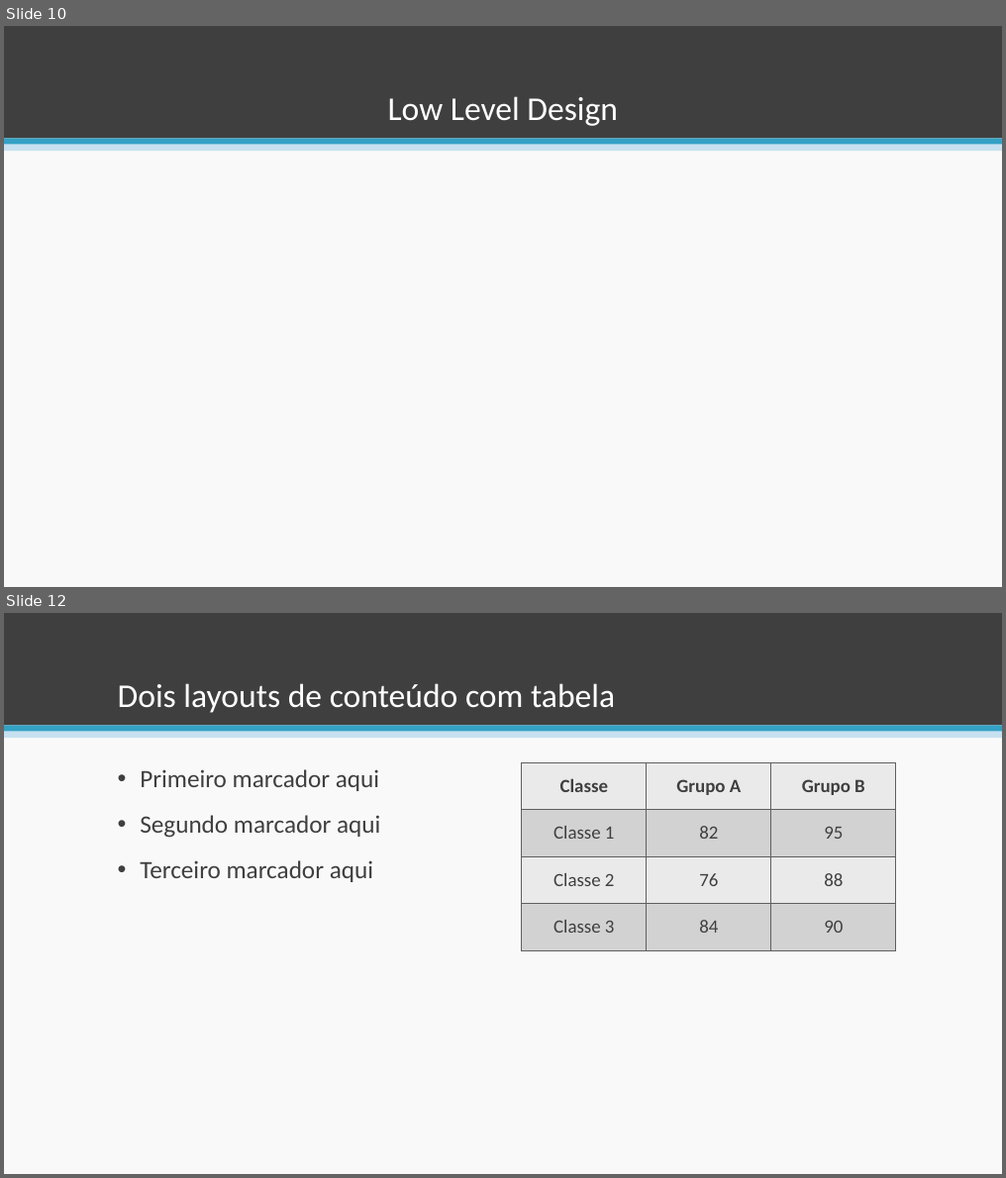
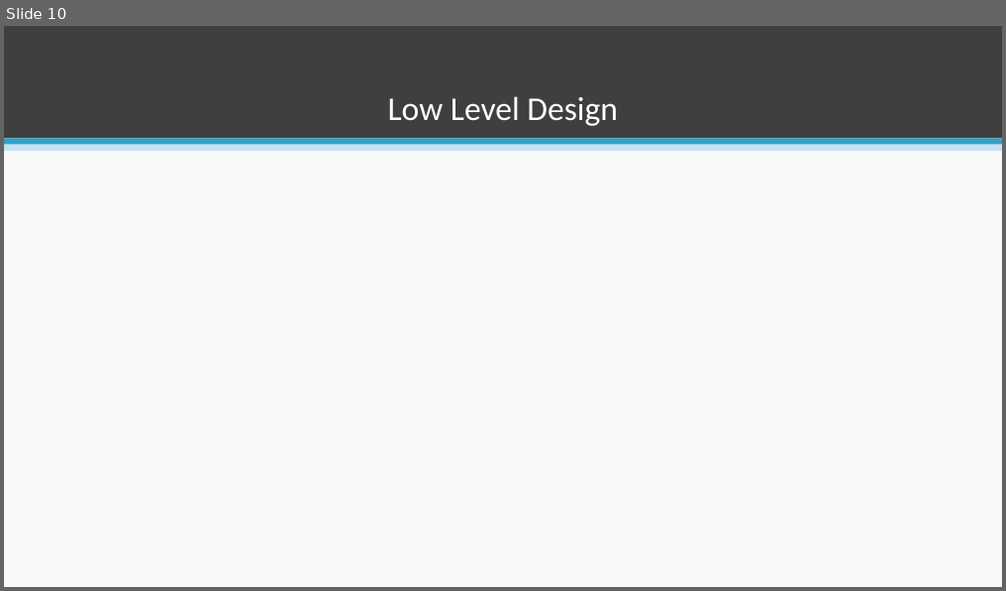
Before and after one commit to esteves-esta/TechHumi, a slide deck: documentacao/PowerPoint.pptx. Shown one above the other, each under a label of ours: slides 10 and 12 before the commit, slide 10 after it; the slides between them are not shown. The pictures are 1006x1178 and 1006x591 pixels, drawn with LibreOffice and Linux fonts; fonts in the diff are those of the drawing. Boxes give left, top, right and bottom in pixels: in the first picture for what was removed or moved away, otherwise in the second. Text is boxed around its words. In the diff, an @@ line names an element or a change of style, - is before the commit and + after.

```diff
--- a/documentacao/PowerPoint.pptx
+++ b/documentacao/PowerPoint.pptx
@@ slide 12 removed at bbox=[4, 613, 1002, 1174], background #F9F9F9; not listed: 3 template elements that a slide beside it also shows @@
@@ title removed at bbox=[118, 683, 615, 713] @@
-Dois layouts de conteúdo com tabela
@@ text removed at bbox=[140, 769, 380, 882] @@
-• Primeiro marcador aqui
-• Segundo marcador aqui
-• Terceiro marcador aqui
@@ table removed at bbox=[522, 762, 897, 951], 4 rows, 3 columns @@
-Classe | Grupo A | Grupo B
-Classe 1 | 82 | 95
-Classe 2 | 76 | 88
-Classe 3 | 84 | 90
```
Also in this commit, not shown: 3 slides added, 9 other slides removed.
